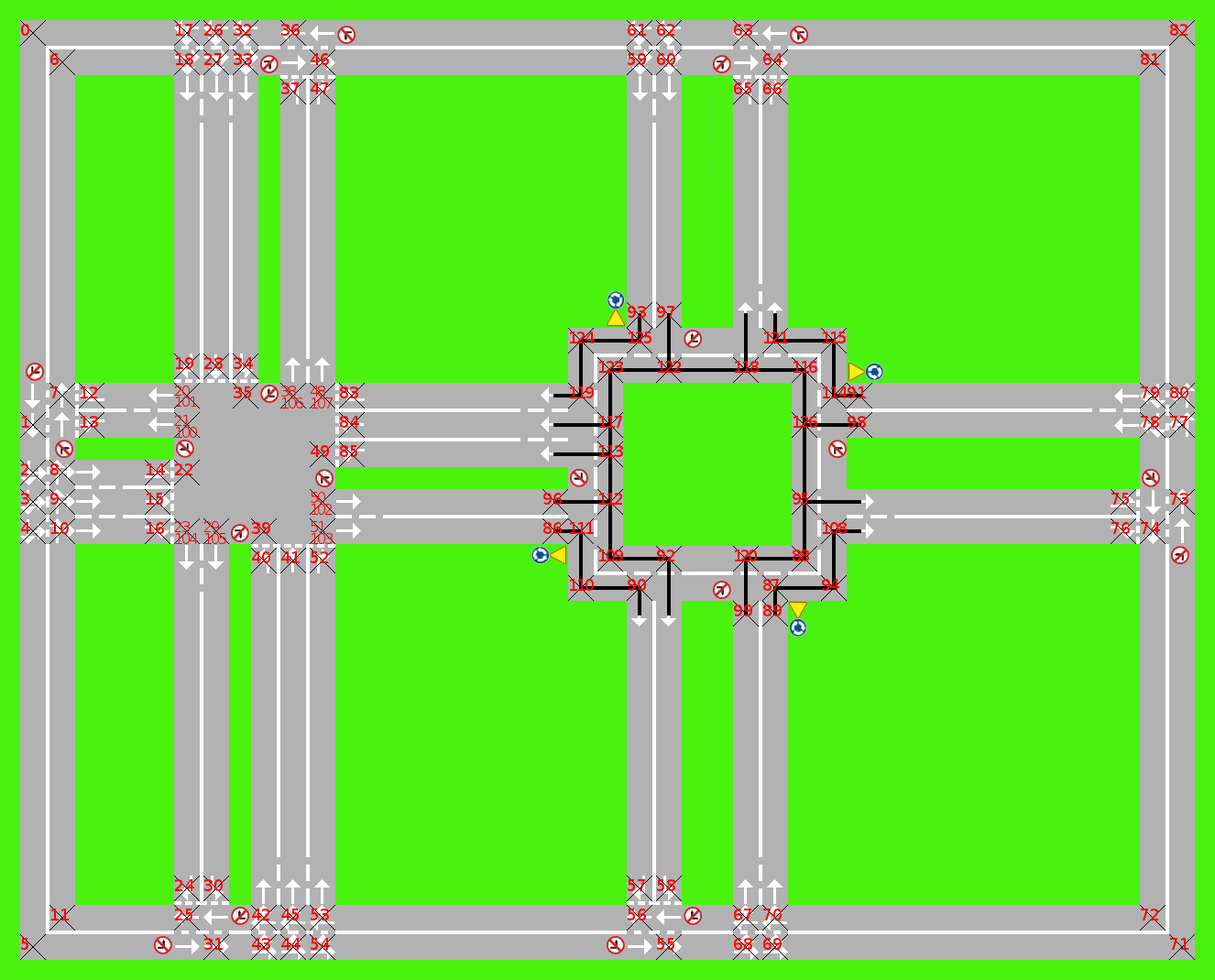
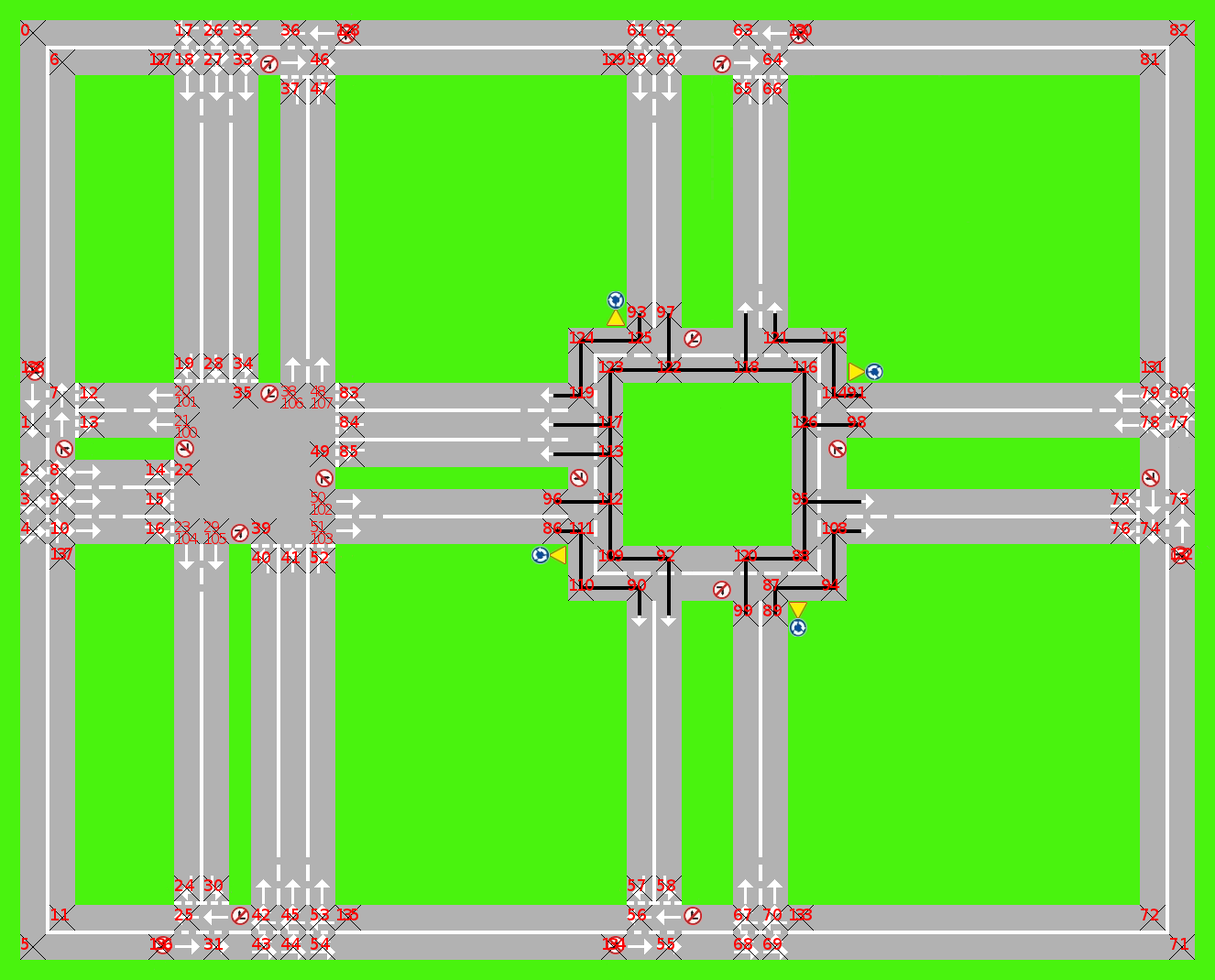
Before/after of a (1215, 980) layered artwork. What changed in the layer stack:
added layer "138" above "137" over bbox(21, 361, 44, 373)
added layer "137" above "136" over bbox(51, 547, 73, 560)
added layer "136" above "135" over bbox(150, 938, 173, 951)
added layer "135" above "134" over bbox(337, 909, 359, 921)
added layer "134" above "133" over bbox(602, 938, 626, 951)
added layer "133" above "132" over bbox(789, 909, 812, 921)
added layer "132" above "131" over bbox(1171, 547, 1194, 560)
added layer "131" above "130" over bbox(1141, 361, 1164, 373)
added layer "130" above "129" over bbox(789, 23, 812, 36)
added layer "129" above "128" over bbox(602, 53, 625, 66)
added layer "128" above "127" over bbox(337, 23, 360, 36)
added layer "127" above "Numbers" over bbox(150, 53, 172, 66)
painted on "Checkpoints" over bbox(20, 20, 1195, 961)
